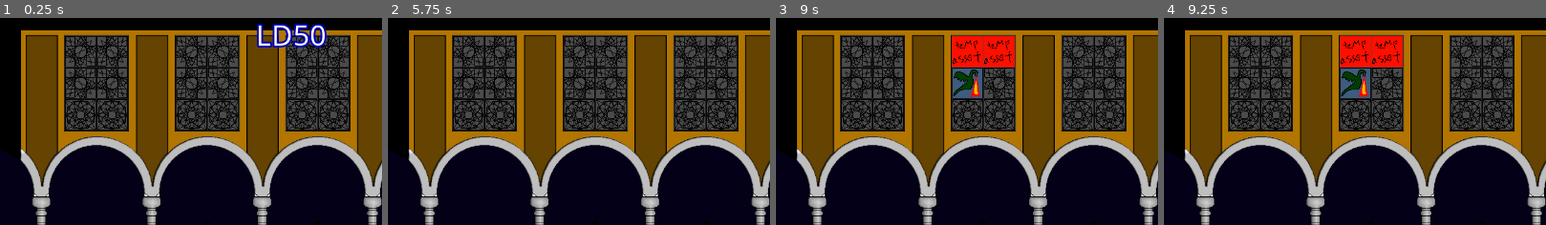
Above: before the commit, frames 1-4 (left to right).
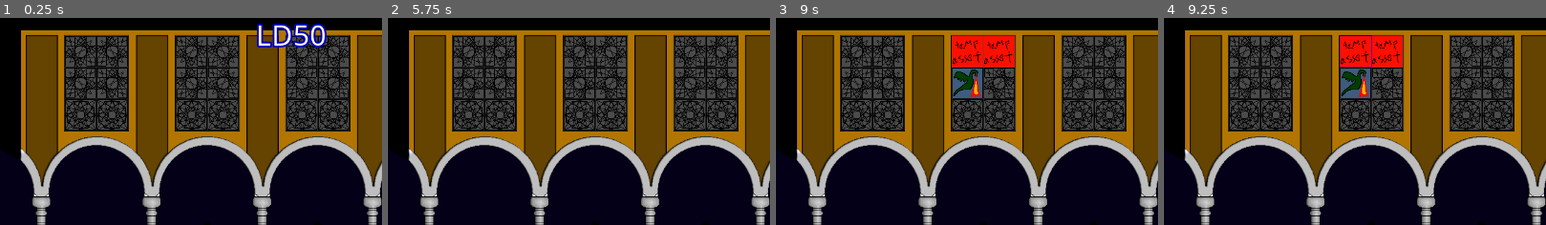
Above: after the commit, the same moments.

Repository: alpacanumerals/LD50
Game: Godot game, scene res://TitleScreen.tscn
Same seed, same stepped clock (60 frames per second), same inputs: the game is played once before the commit and once after it.
Inputs (mouse positions are % of the whole screen's width and height, from its top left):
- Up to frame 1 (0.25 s): no input
- Up to frame 2 (5.75 s): click "Start" at 0.5 s; tap Enter at 1.25, 2.75 s; drag from (37, 8) to (39, 57) at 1.27 s; tap Space at 2 s; drag from (41, 8) to (39, 57) at 2.02 s; move the mouse to (37, 16) at 2.77 s; click (37, 16) at 2.92 s; click "Tell!" at 3.5 s; click "Tell!" at 4.25 s; click "Tell!" at 5 s
- Up to frame 3 (9 s): tap Space at 5.75, 7.25 s; drag from (39, 3) to (53, 58) at 5.77 s; tap Enter at 6.5 s; drag from (39, 28) to (68, 58) at 6.52 s; drag from (34, 16) to (68, 58) at 7.27 s; move the mouse to (44, 16) at 8.02 s; click (44, 16) at 8.17 s; drag from (60, 25) to (37, 8) at 8.77 s
- Up to frame 4 (9.25 s): no input
The pictures show only the part of the screen within x 12-62%, y 0-50%; the shares and areas given below are measured in that part.

Frames 1-3 are identical in both runs. In frame 4, 0.2% of the frame differs, in the area x 46-55%, y 8-24%.
Error in both runs: Invalid get index '0' (on base: 'Dictionary'). (res://story_scene.gd:7)

Commit message:
highlights

Diff:
--- a/OpCard.gd
+++ b/OpCard.gd
@@ -5,10 +5,8 @@
 signal player_click(card_id)
 signal player_highlight(card_id)
 
-func _ready():
-    pass
-
 func setup(card_id):
+    $Highlight.visible = false
     var card = Story.cards[card_id]
     id = card.id
     $Sprite.set_texture(card.texture)
@@ -19,14 +17,11 @@
         emit_signal("player_click", id)
 
 func _on_OpCard_mouse_entered():
-    #highlight
+    $Highlight.visible = true
     emit_signal("player_highlight", id)
-    pass
 
 func _on_OpCard_mouse_exited():
-    #unhighlight
-    #emit_signal("player_highlight", null)
-    pass
+    $Highlight.visible = false
 
 func _process(_delta):
     if (Story.current_phase == Story.phase.NONE):
--- a/StoryScene.tscn
+++ b/StoryScene.tscn
@@ -14,6 +14,7 @@
 [ext_resource path="res://story_scene.gd" type="Script" id=12]
 [ext_resource path="res://assets/shez1.png" type="Texture" id=13]
 [ext_resource path="res://assets/sultan1.png" type="Texture" id=14]
+[ext_resource path="res://assets/box.png" type="Texture" id=15]
 
 [sub_resource type="RectangleShape2D" id=1]
 extents = Vector2( 26, 26 )
@@ -115,6 +116,9 @@
 [node name="CollisionShape2D" type="CollisionShape2D" parent="WallCards/OpCard"]
 shape = SubResource( 2 )
 
+[node name="Highlight" type="Sprite" parent="WallCards/OpCard"]
+texture = ExtResource( 15 )
+
 [node name="OpCard2" type="Area2D" parent="WallCards"]
 position = Vector2( 506, 62 )
 script = ExtResource( 9 )
@@ -128,6 +132,9 @@
 [node name="CollisionShape2D" type="CollisionShape2D" parent="WallCards/OpCard2"]
 shape = SubResource( 2 )
 
+[node name="Highlight" type="Sprite" parent="WallCards/OpCard2"]
+texture = ExtResource( 15 )
+
 [node name="OpCard3" type="Area2D" parent="WallCards"]
 position = Vector2( 453, 115 )
 script = ExtResource( 9 )
@@ -140,6 +147,9 @@
 
 [node name="CollisionShape2D" type="CollisionShape2D" parent="WallCards/OpCard3"]
 shape = SubResource( 2 )
+
+[node name="Highlight" type="Sprite" parent="WallCards/OpCard3"]
+texture = ExtResource( 15 )
 
 [node name="DoneNode" type="Node2D" parent="."]
 position = Vector2( 1014, 324 )
Not shown: 1 places in StoryScene.tscn that only renumber resources
